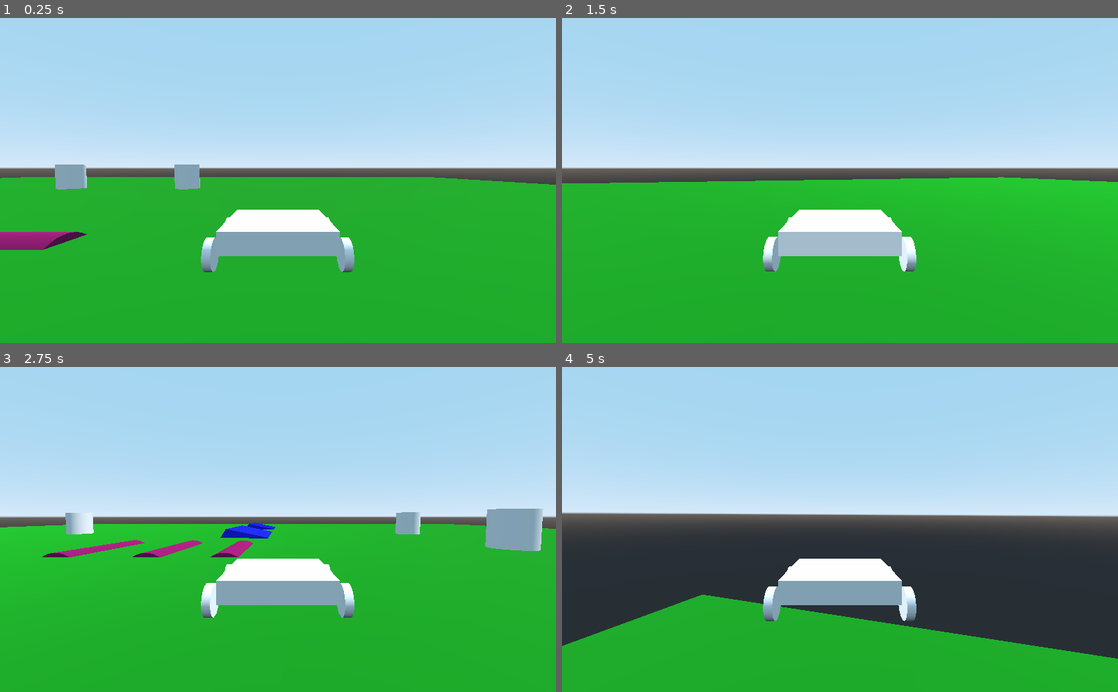
Above: before the commit, frames 1-4 (two rows, left to right).
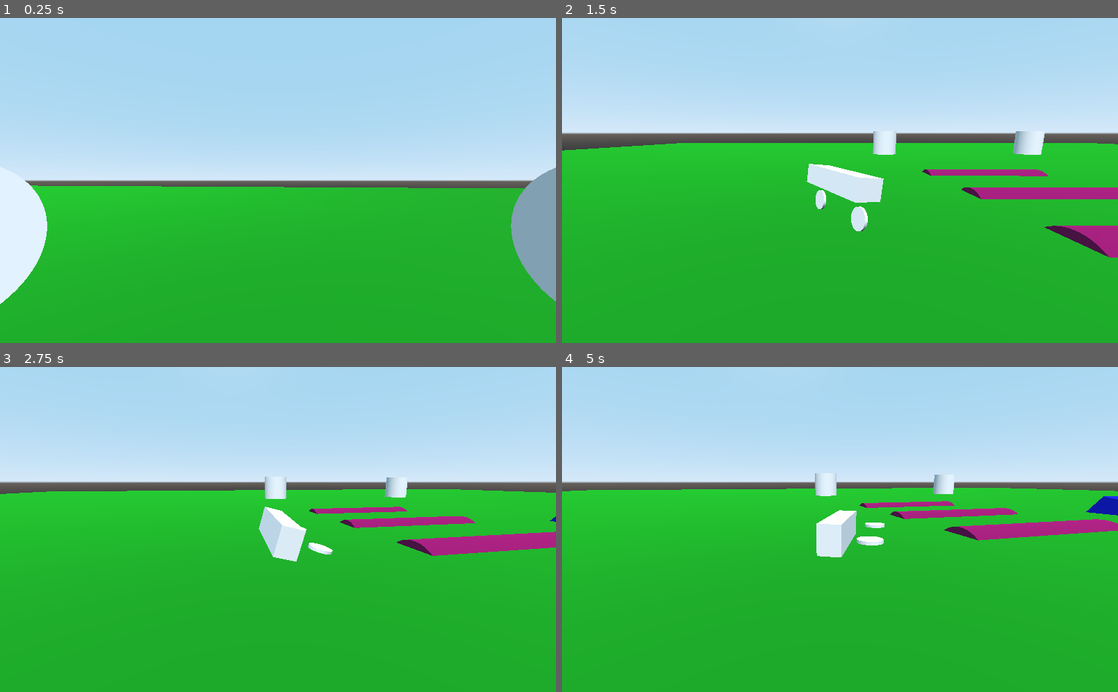
Above: after the commit, the same moments.

Repository: kirca/godot_vehicle_arcade
Game: Godot game, scene res://TestStage.tscn
The game is run twice, just before and just after one commit, with the same random seed, the same clock (stepped at 60 frames per second) and the same inputs.
Inputs:
- Up to frame 1 (0.25 s): no input
- Up to frame 2 (1.5 s): tap Enter at 0.5 s; hold Right (ui_right) 0.53-1.28 s; hold Tab (ui_focus_next) 0.53-1.28 s; tap Space (ui_select) at 0.77, 0.8, 1.07, 1.35 s; hold Down (ui_down) from 1.28 s (still down)
- Up to frame 3 (2.75 s): tap Space (ui_select) at 1.52, 1.82, 2.3 s; tap Tab (ui_focus_next) at 1.55 s; release Down (ui_down) at 2.03 s; hold Right (ui_right) from 2.03 s (still down); hold Tab (ui_focus_next) from 2.03 s (still down)
- Up to frame 4 (5 s): release Right (ui_right) at 2.78 s; release Tab (ui_focus_next) at 2.78 s; hold Up (ui_up) 2.78-3.53 s; tap Tab (ui_focus_next) at 2.85, 4.35 s; tap Space (ui_select) at 3.02, 3.32, 4.52, 4.82 s; hold Space (ui_select) 3.53-4.28 s; hold Left (ui_left) from 3.53 s (still down)

The runs differ from the first frame. In frame 1, 15% of the frame differs, in the area x 0-100%, y 45-89%; in frame 2, 22%; in frame 3, 22%; in frame 4, 45%, in the area x 0-100%, y 32-90%.

Commit message:
Add motorcycle vehicle type, switch vehicles with Tab

Diff:
--- a/ArcadeVehicle.tscn
+++ b/ArcadeCar.tscn
@@ -1,7 +1,8 @@
-[gd_scene load_steps=6 format=2]
+[gd_scene load_steps=7 format=2]
 
 [ext_resource path="res://suspension.gd" type="Script" id=1]
 [ext_resource path="res://ArcadeVehicle.gd" type="Script" id=2]
+[ext_resource path="res://Camera.gd" type="Script" id=3]
 
 [sub_resource type="CubeMesh" id=1]
 
@@ -9,11 +10,14 @@
 
 [sub_resource type="CylinderMesh" id=3]
 
-[node name="ArcadeVehicle" type="RigidBody"]
+[node name="ArcadeCar" type="RigidBody"]
 mass = 20.0
 linear_damp = 0.2
 angular_damp = 0.99
 script = ExtResource( 2 )
+ACCELERATION = 10
+TURN = 5
+JUMP = 60
 
 [node name="MeshInstance" type="MeshInstance" parent="."]
 transform = Transform( 1, 0, 0, 0, 0.2, 0, 0, 0, 1, 0, 0, 0 )
@@ -29,6 +33,7 @@
 enabled = true
 cast_to = Vector3( 0, -0.6, 0 )
 script = ExtResource( 1 )
+WHEEL_REST_HEIGHT = -0.25
 
 [node name="Label" type="Label" parent="FrontLeft"]
 visible = false
@@ -51,6 +56,7 @@
 enabled = true
 cast_to = Vector3( 0, -0.6, 0 )
 script = ExtResource( 1 )
+WHEEL_REST_HEIGHT = -0.25
 
 [node name="Label" type="Label" parent="FrontRight"]
 visible = false
@@ -73,6 +79,7 @@
 enabled = true
 cast_to = Vector3( 0, -0.6, 0 )
 script = ExtResource( 1 )
+WHEEL_REST_HEIGHT = -0.25
 
 [node name="Label" type="Label" parent="RearRight"]
 visible = false
@@ -95,6 +102,7 @@
 enabled = true
 cast_to = Vector3( 0, -0.6, 0 )
 script = ExtResource( 1 )
+WHEEL_REST_HEIGHT = -0.25
 
 [node name="Label" type="Label" parent="RearLeft"]
 visible = false
@@ -111,3 +119,6 @@
 transform = Transform( -1.1714e-08, -0.0719002, 0, 0.283311, -4.61571e-08, 0, 0, 0, 0.283311, 0.351436, -0.125906, 0.00739813 )
 mesh = SubResource( 3 )
 material/0 = null
+
+[node name="Camera" type="Camera" parent="."]
+script = ExtResource( 3 )
--- /dev/null
+++ b/ArcadeMotorcycle.tscn
@@ -0,0 +1,60 @@
+[gd_scene load_steps=7 format=2]
+
+[ext_resource path="res://suspension.gd" type="Script" id=1]
+[ext_resource path="res://ArcadeVehicle.gd" type="Script" id=2]
+[ext_resource path="res://Camera.gd" type="Script" id=3]
+
+[sub_resource type="CubeMesh" id=1]
+
+[sub_resource type="BoxShape" id=2]
+
+[sub_resource type="CylinderMesh" id=3]
+
+[node name="ArcadeMotorcycle" type="RigidBody"]
+mass = 20.0
+linear_damp = 0.2
+angular_damp = 0.99
+script = ExtResource( 2 )
+VEHICLE_TYPE = 1
+
+[node name="MeshInstance" type="MeshInstance" parent="."]
+transform = Transform( 0.292047, 0, 0, 0, 0.222408, 0, 0, 0, 1, 0, 0, 0 )
+mesh = SubResource( 1 )
+material/0 = null
+
+[node name="CollisionShape" type="CollisionShape" parent="."]
+transform = Transform( 0.292, 0, 0, 0, 0.222, 0, 0, 0, 1, 0, 0, 0 )
+shape = SubResource( 2 )
+
+[node name="FrontLeft" type="RayCast" parent="."]
+transform = Transform( 0.5, 0, 0, 0, 1, 0, 0, 0, 1, 0.176197, 0, 0.788491 )
+enabled = true
+script = ExtResource( 1 )
+
+[node name="FrontRight" type="RayCast" parent="."]
+transform = Transform( 0.5, 0, 0, 0, 1, 0, 0, 0, 1, -0.177495, 0, 0.788491 )
+enabled = true
+script = ExtResource( 1 )
+
+[node name="Wheel" type="MeshInstance" parent="FrontRight"]
+transform = Transform( -9.40727e-08, -0.0610132, 0, 0.236368, -4.06912e-09, 0, 0, 0, 0.218192, 0.318786, -0.652876, -0.0151303 )
+mesh = SubResource( 3 )
+material/0 = null
+
+[node name="RearRight" type="RayCast" parent="."]
+transform = Transform( 0.5, 0, 0, 0, 1, 0, 0, 0, 1, -0.177495, 0, -0.774569 )
+enabled = true
+script = ExtResource( 1 )
+
+[node name="Wheel" type="MeshInstance" parent="RearRight"]
+transform = Transform( -9.40727e-08, -0.0610132, 0, 0.236368, -4.06912e-09, 0, 0, 0, 0.218192, 0.318786, -0.652876, -0.00815272 )
+mesh = SubResource( 3 )
+material/0 = null
+
+[node name="RearLeft" type="RayCast" parent="."]
+transform = Transform( 0.5, 0, 0, 0, 1, 0, 0, 0, 1, 0.179848, 0, -0.774569 )
+enabled = true
+script = ExtResource( 1 )
+
+[node name="Camera" type="Camera" parent="."]
+script = ExtResource( 3 )
--- a/ArcadeVehicle.gd
+++ b/ArcadeVehicle.gd
@@ -1,22 +1,37 @@
 extends RigidBody
 
-const GRIP := 50
+export var GRIP := 50
+export var ROTATION := 0.3
+export var ACCELERATION := 6
+export var TURN := 3
+export var JUMP := 30
+
+enum VehiclyType {Car, Motorcycle}
+export(VehiclyType) var VEHICLE_TYPE
+
+var active := false
 
 
 func _physics_process(delta):
+	if not active:
+		return
 	var position_node = $MeshInstance.get_global_transform()
 	var can_accelerate = $RearLeft.is_colliding() or $RearRight.is_colliding()
 	var can_turn = $FrontLeft.is_colliding() or $FrontRight.is_colliding()
 	if Input.is_action_pressed("ui_up") and can_accelerate:
-		add_central_force(position_node.basis[2].normalized() * 10 * mass)
+		add_central_force(position_node.basis[2].normalized() * ACCELERATION * mass)
 	if Input.is_action_pressed("ui_down") and can_accelerate:
-		add_central_force(position_node.basis[2].normalized() * -10 * mass)
+		add_central_force(position_node.basis[2].normalized() * -ACCELERATION * mass)
 	if Input.is_action_pressed("ui_left") and can_turn:
-		add_torque(Vector3(0, 4, 0) * mass)
+		add_torque(Vector3(0, TURN, 0) * mass)
+		if VEHICLE_TYPE == VehiclyType.Motorcycle:
+			add_torque(position_node.basis[2] * -ROTATION * mass)
 	if Input.is_action_pressed("ui_right") and can_turn:
-		add_torque(Vector3(0, -4, 0) * mass)
+		add_torque(Vector3(0, -TURN, 0) * mass)
+		if VEHICLE_TYPE == VehiclyType.Motorcycle:
+			add_torque(position_node.basis[2] * ROTATION * mass)
 	if Input.is_action_pressed("ui_select"):
-		add_central_force(Vector3(0, 30, 0) * mass)
+		add_central_force(Vector3(0, JUMP, 0) * mass)
 	var speed = linear_velocity.length()
 	if speed > 1:
 		var side_dir = position_node.basis[0].normalized()
--- /dev/null
+++ b/Camera.gd
@@ -0,0 +1,22 @@
+extends Camera
+
+const DISTANCE := 5
+const HEIGHT := 1
+onready var vehicle = get_parent()
+
+func _init():
+	set_as_toplevel(true)
+
+func _process(delta):
+	if not vehicle.active:
+		current = false
+		return
+	current = true
+	var target = vehicle.get_global_transform().origin
+	var pos = get_global_transform().origin
+	var up = Vector3(0, 1, 0)
+	var offset = pos - target
+	offset = offset.normalized() * DISTANCE
+	offset.y = HEIGHT
+	pos = target + offset
+	look_at_from_position(pos, target, up)
--- /dev/null
+++ b/TestStage.gd
@@ -0,0 +1,9 @@
+extends Spatial
+
+func _ready():
+	$ArcadeCar.active = true
+
+func _input(event):
+	if event is InputEventKey and event.is_action_pressed("ui_focus_next"):
+		$ArcadeCar.active = not $ArcadeCar.active
+		$ArcadeMotorcycle.active = not $ArcadeMotorcycle.active
--- a/TestStage.tscn
+++ b/TestStage.tscn
@@ -1,6 +1,8 @@
-[gd_scene load_steps=12 format=2]
+[gd_scene load_steps=14 format=2]
 
-[ext_resource path="res://ArcadeVehicle.tscn" type="PackedScene" id=1]
+[ext_resource path="res://ArcadeMotorcycle.tscn" type="PackedScene" id=1]
+[ext_resource path="res://ArcadeCar.tscn" type="PackedScene" id=2]
+[ext_resource path="res://TestStage.gd" type="Script" id=3]
 
 [sub_resource type="CubeMesh" id=1]
 
@@ -26,7 +28,8 @@
 [sub_resource type="SpatialMaterial" id=10]
 albedo_color = Color( 0.0117647, 0.00392157, 0.945098, 1 )
 
-[node name="Spatial" type="Spatial"]
+[node name="TestStage" type="Spatial"]
+script = ExtResource( 3 )
 
 [node name="StaticBody" type="StaticBody" parent="."]
 transform = Transform( 39.8606, 0, 0, 0, 0.00966501, 0, 0, 0, 41.8197, 0, 0, 0 )
@@ -40,12 +43,6 @@
 
 [node name="DirectionalLight" type="DirectionalLight" parent="."]
 transform = Transform( 1, 0, 0, 0, 0.553377, 0.832931, 0, -0.832931, 0.553377, 0, 8.38244, 0 )
-
-[node name="ArcadeVehicle" parent="." instance=ExtResource( 1 )]
-transform = Transform( 1, 0, 0, 0, 1, 0, 0, 0, 1, -9.72097, 0.844227, 0 )
-
-[node name="Camera" type="Camera" parent="ArcadeVehicle"]
-transform = Transform( -1, 0, -3.25841e-07, -1.75814e-08, 0.998543, 0.0539568, 3.25367e-07, 0.0539568, -0.998543, 0, 1.22456, -4.69514 )
 
 [node name="Obstacle" type="StaticBody" parent="."]
 transform = Transform( 1, 0, 0, 0, 1, 0, 0, 0, 1, -4.81986, 1.0909, -16.0851 )
@@ -136,3 +133,9 @@
 
 [node name="CollisionShape" type="CollisionShape" parent="Ramp2"]
 shape = SubResource( 9 )
+
+[node name="ArcadeMotorcycle" parent="." instance=ExtResource( 1 )]
+transform = Transform( 1, 0, 0, 0, 1, 0, 0, 0, 1, -8.68549, 1.10241, 0 )
+
+[node name="ArcadeCar" parent="." instance=ExtResource( 2 )]
+transform = Transform( 0.195724, 0, -0.980659, 0, 1, 0, 0.980659, 0, 0.195724, 23.1355, 0.491769, 6.42976 )
--- a/suspension.gd
+++ b/suspension.gd
@@ -1,7 +1,8 @@
 extends RayCast
 
 onready var vehicle := get_parent()
-const wheel_rest_height := -0.25
+onready var wheel := get_node("Wheel")
+export var WHEEL_REST_HEIGHT := -0.7
 
 func _physics_process(delta):
 	var origin = global_transform.origin
@@ -17,5 +18,5 @@
 		force = force * vehicle.mass * delta
 		var force_pos = global_transform.origin - vehicle.global_transform.origin
 		vehicle.add_force(force * collision_normal, force_pos)
-	$Wheel.translation.y = wheel_rest_height * compression_rate
-	$Label.text = "%.2f" % compression_rate
+	if wheel:
+		wheel.translation.y = WHEEL_REST_HEIGHT * compression_rate
Not shown, changed: README.rst
